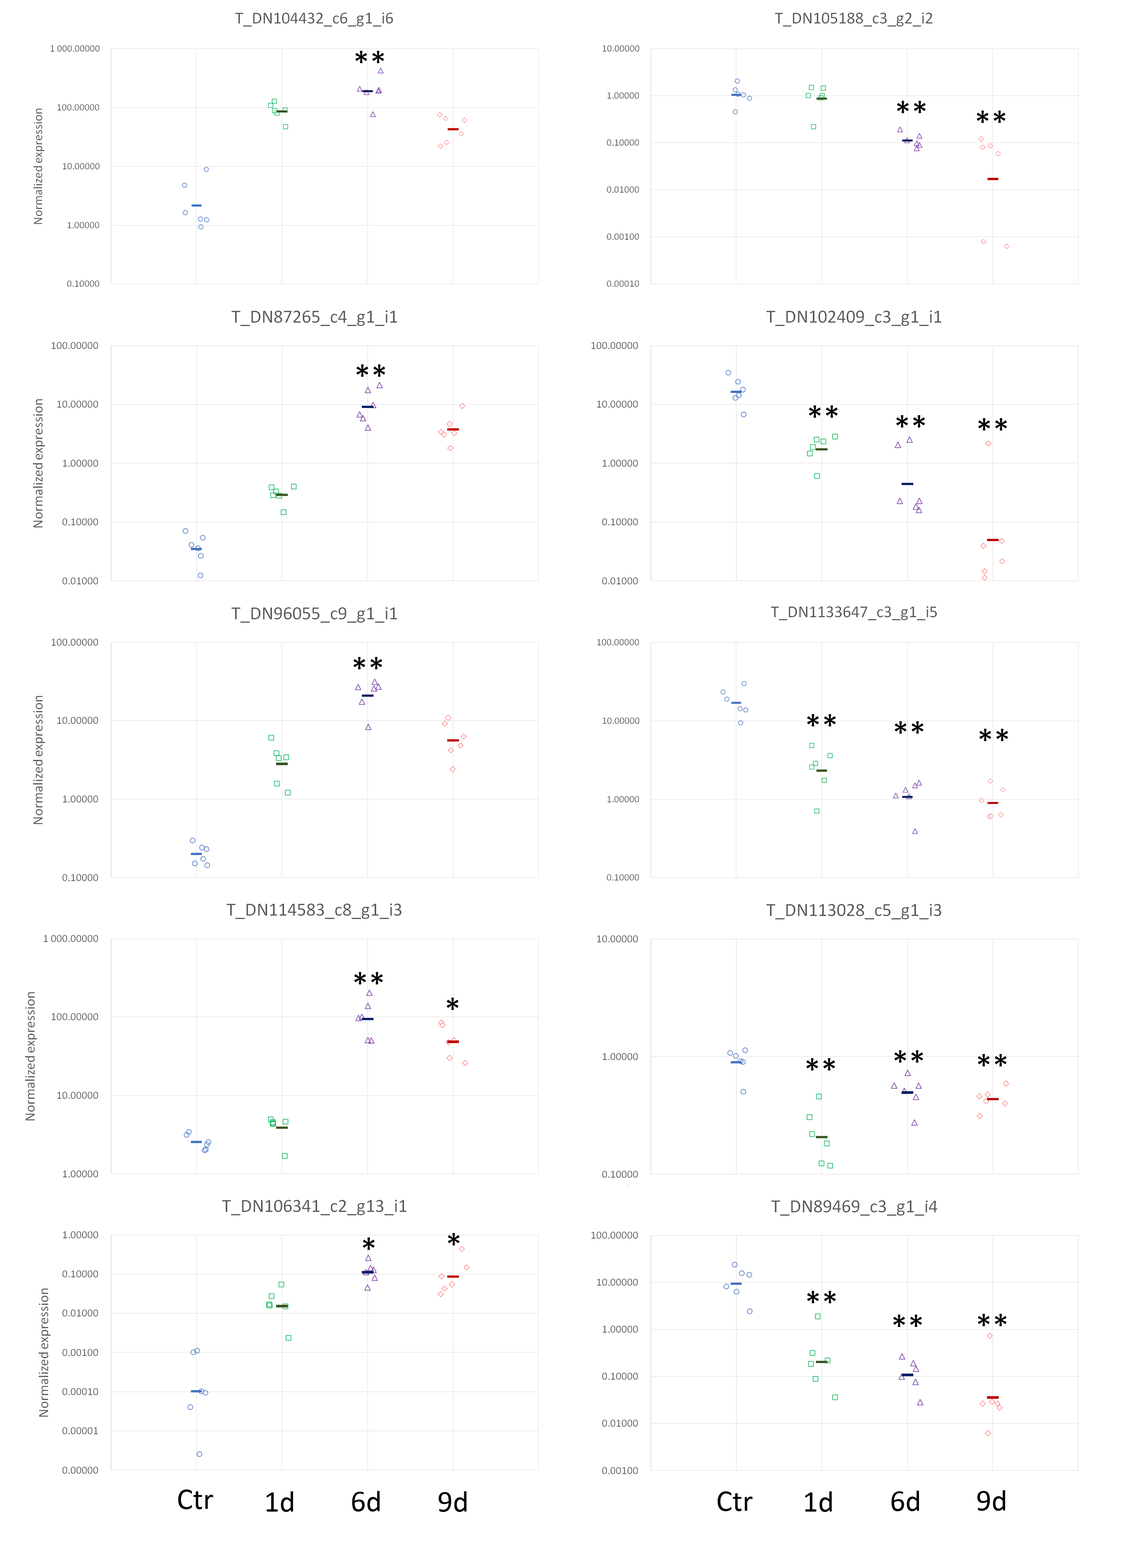
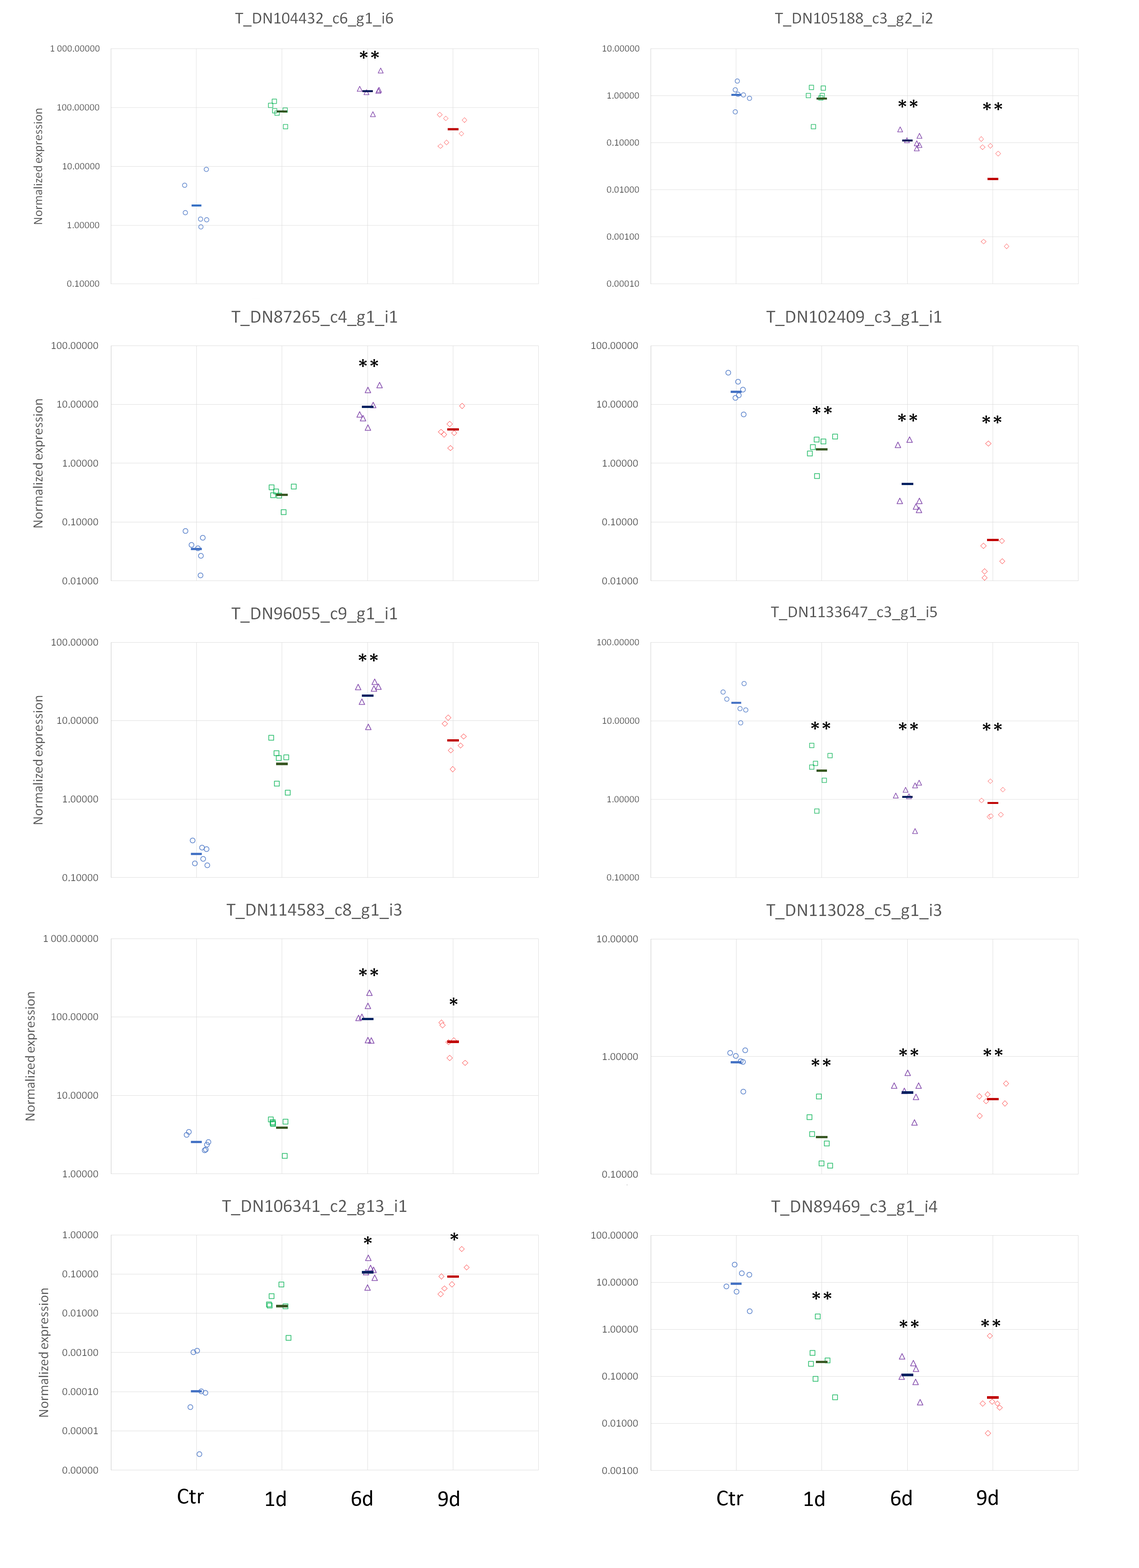
Layer changes from the first 1139×1568 image to the second:
painted on "** #17" over [977, 1313, 1007, 1327]
painted on "** #16" over [893, 1314, 922, 1328]
painted on "** #15" over [806, 1290, 836, 1304]
painted on "** #14" over [979, 722, 1008, 742]
painted on "** #13" over [894, 721, 924, 734]
painted on "** #12" over [806, 714, 836, 730]
painted on "** #11" over [977, 1048, 1007, 1067]
painted on "** #10" over [894, 1048, 923, 1063]
painted on "** #8" over [978, 415, 1007, 431]
painted on "** #7" over [896, 413, 925, 428]
painted on "** #5" over [976, 102, 1006, 123]
painted on "** #4" over [896, 99, 926, 114]
painted on "** #3" over [353, 653, 383, 670]
painted on "9d" over [438, 1490, 467, 1512]
painted on "6d" over [351, 1490, 380, 1512]
painted on "1d" over [265, 1490, 294, 1512]
painted on "Ctr" over [177, 1488, 214, 1510]
painted on "9d #1" over [976, 1489, 1006, 1511]
painted on "6d #1" over [890, 1489, 919, 1512]
painted on "1d #1" over [804, 1490, 832, 1512]
painted on "Ctr #1" over [716, 1490, 753, 1512]
painted on "** #2" over [355, 50, 384, 64]
painted on "** #1" over [356, 359, 386, 377]
painted on "**" over [354, 968, 383, 985]
…and 5 more changes (5 painted)